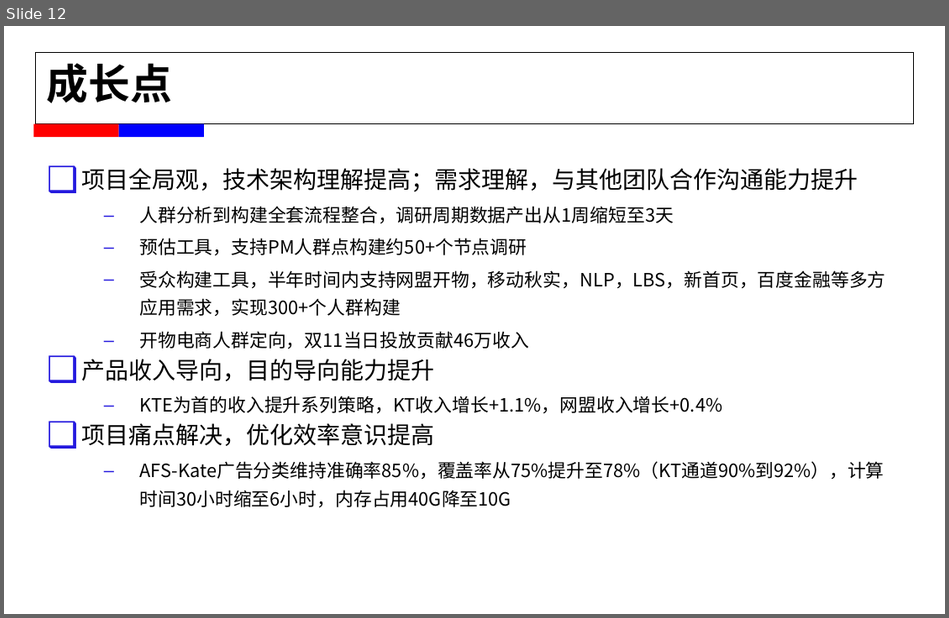
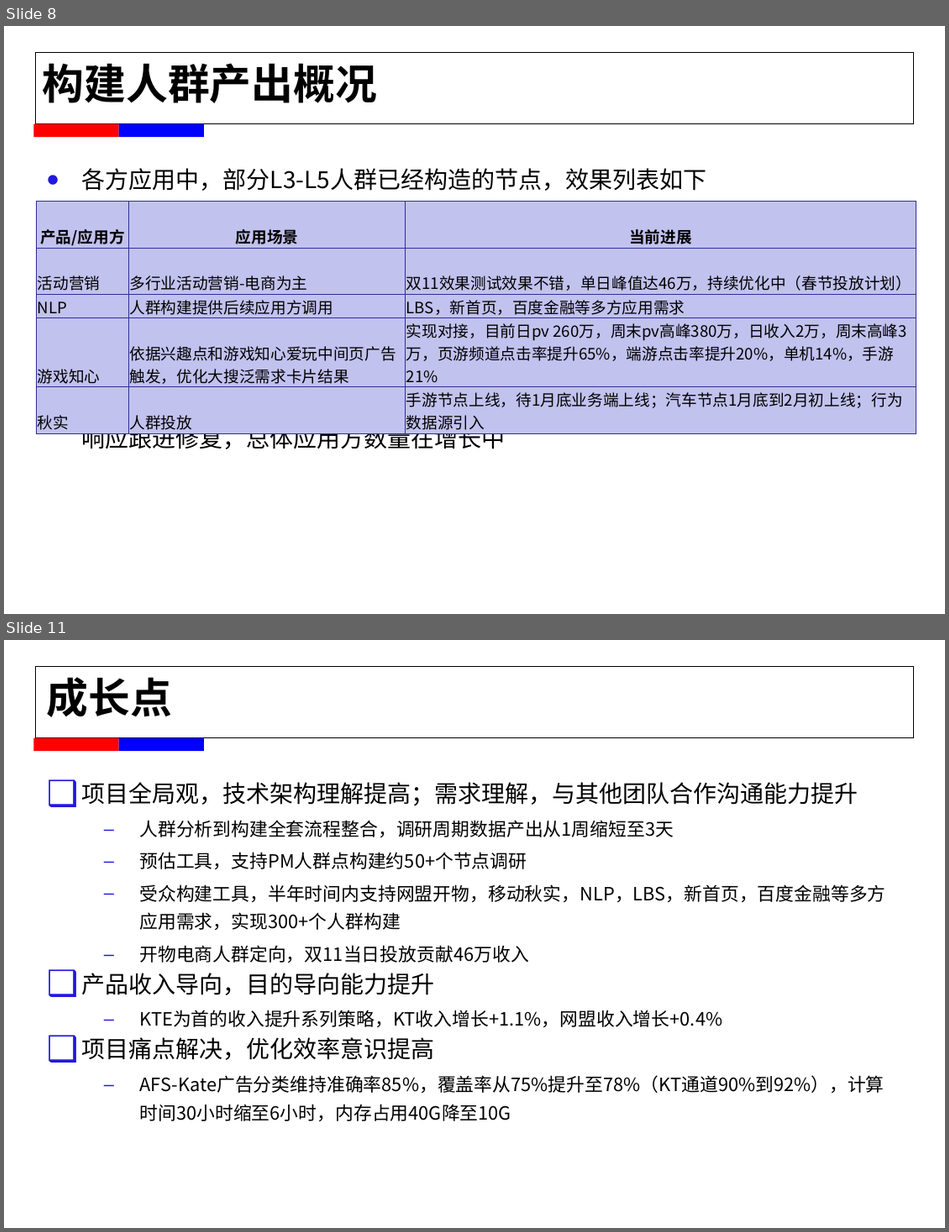
Before and after one commit to alexxyjiang/baidu-tech-report, a slide deck: For T5/蒋学渊_2015年春工作述职.pptx. Shown one above the other, each under a label of ours: slide 12 before the commit, slides 8 and 11 after it; the slides between them are not shown. The pictures are 949x618 and 949x1232 pixels, drawn with LibreOffice and Linux fonts; fonts in the diff are those of the drawing; background and template pictures are left out. Boxes give left, top, right and bottom in pixels: in the first picture for what was removed or moved away, otherwise in the second. Text is boxed around its words. In the diff, an @@ line names an element or a change of style, - is before the commit and + after.

```diff
--- a/For T5/蒋学渊_2015年春工作述职.pptx
+++ b/For T5/蒋学渊_2015年春工作述职.pptx
@@ slide 8 added at (4, 26, 945, 614), background #FFFFFF; not listed: 4 template elements that a slide beside it also shows @@
@@ text added at (43, 63, 377, 103), 32 pt, text #000000, bold @@
+构建人群产出概况
@@ text added at (82, 168, 887, 454), 18 pt, text #000000 @@
+• 各方应用中，部分L3-L5人群已经构造的节点，效果列表如下
+• 总体上，目前开物节点总数已经达到300+；各个应用方使用过程中的问题快速响应跟进修复，总体应用方数量在增长中
@@ table added at (37, 202, 916, 433), 5 rows, 3 columns @@
+产品/应用方 | 应用场景 | 当前进展
+活动营销 | 多行业活动营销-电商为主 | 双11效果测试效果不错，单日峰值达46万，持续优化中（春节投放计划）
+NLP | 人群构建提供后续应用方调用 | LBS，新首页，百度金融等多方应用需求
+游戏知心 | 依据兴趣点和游戏知心爱玩中间页广告 / 触发，优化大搜泛需求卡片结果 | 实现对接，目前日pv 260万，周末pv高峰380万，日收入2万，周末高峰3万，页游频道点击率提升65%，端游点击率提升20%，单机14%，手游21%
+秋实 | 人群投放 | 手游节点上线，待1月底业务端上线；汽车节点1月底到2月初上线；行为数据源引入
@@ what was slide 12 is now slide 11 @@
```
Also in this commit, not shown: 8 slides changed, 1 other slide added, 3 slides removed, 2 other files.
